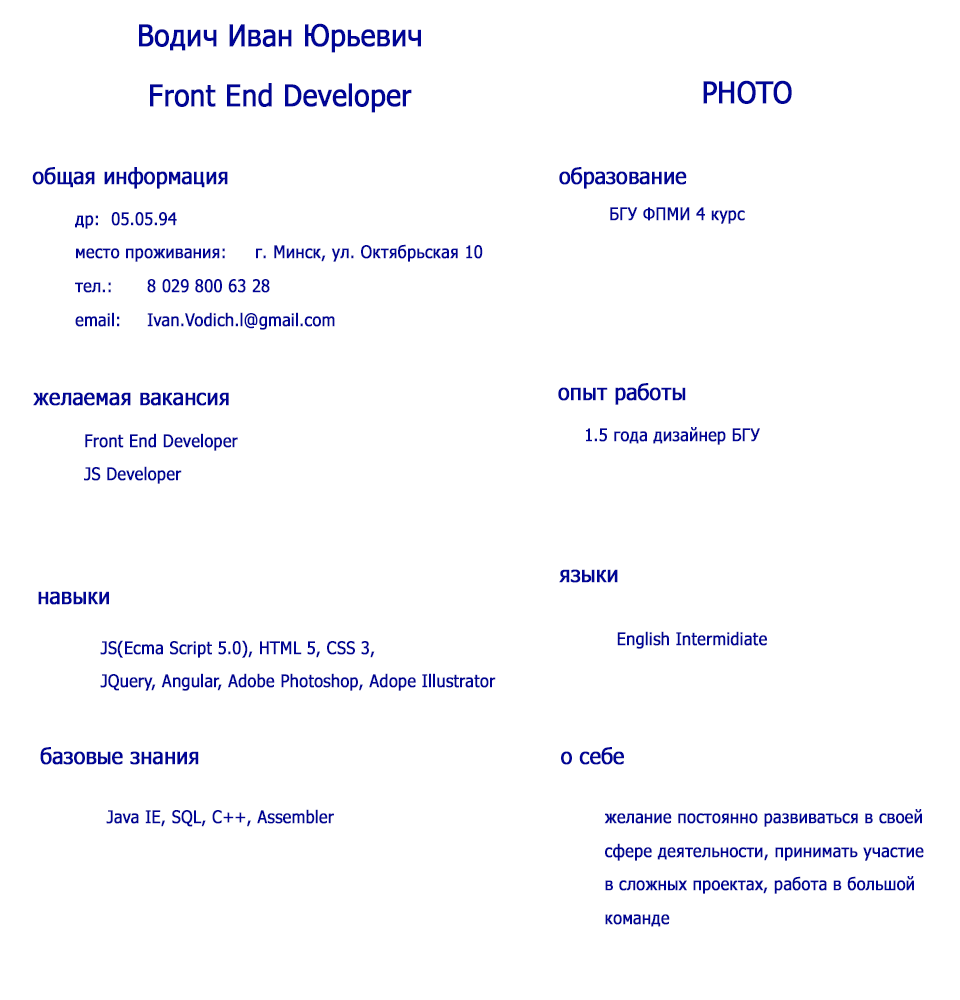
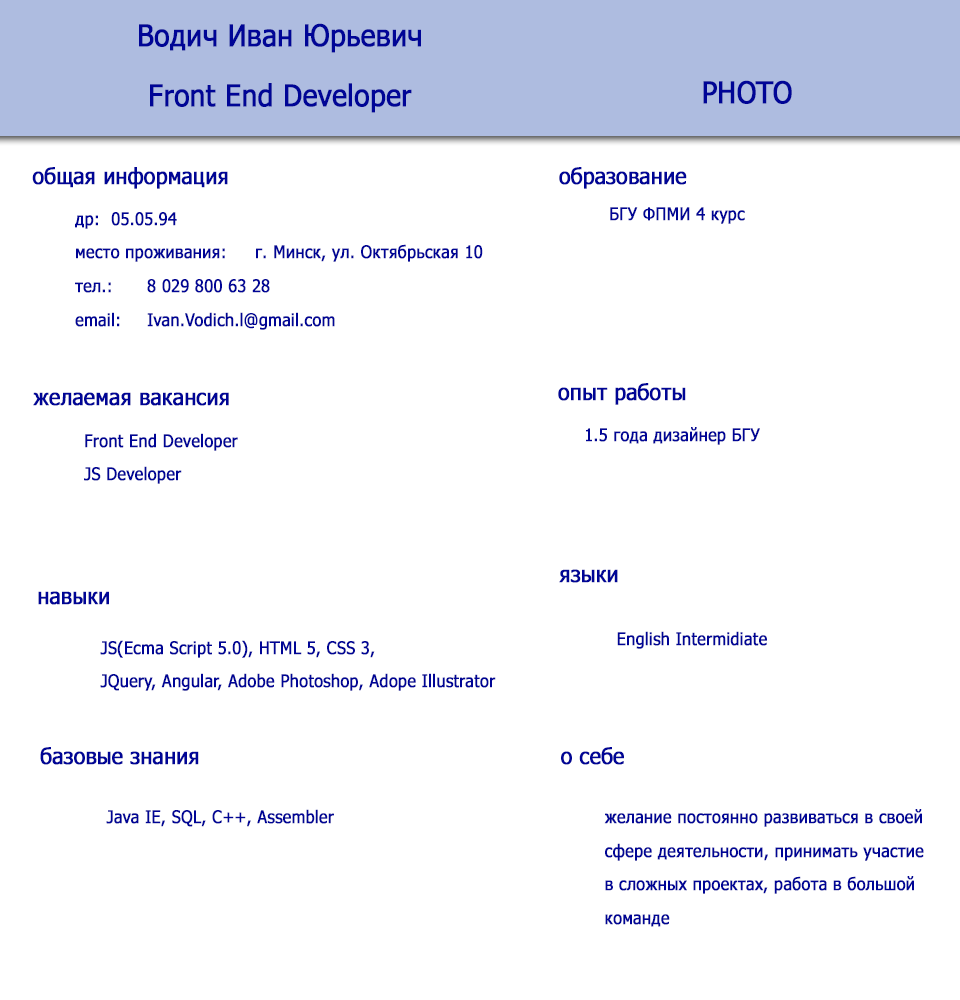
Layer changes from the first 960x1000 image to the second:
added layer "Прямоугольник 1" above "Фон" over 0, 0, 960, 136
